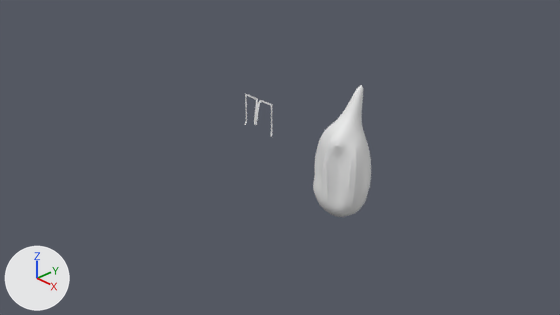
The Blender file assets/Blender/Ghost/Horror_Ghost.blend: old version first, new version second.
Before and after are seen from the file's camera 'Camera'. The lights are fixed; the arrows at lower left show +X, +Y and +Z. The older version comes first.
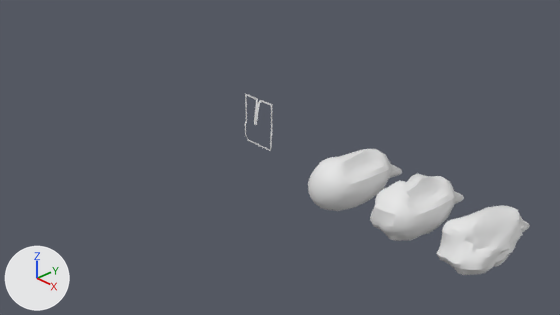
The change, as JSON lines over the scene's bpy script:
```json
{"op": "add", "block": "me_cube_004", "code": ["me_cube_004 = bpy.data.meshes.new('Cube.004')", "me_cube_004.from_pydata(...)  # 1154 vertices, 1152 faces; spans x -0.67..0.62, y -0.6..0.64, z -0.78..2.31", "me_cube_004.polygons.foreach_set('use_smooth', [True] * 1152)"]}
{"op": "add", "block": "me_cube_003", "code": ["me_cube_003 = bpy.data.meshes.new('Cube.003')", "me_cube_003.from_pydata(...)  # 1154 vertices, 1152 faces; spans x -0.7..0.72, y -0.71..0.66, z -0.79..2.31", "me_cube_003.polygons.foreach_set('use_smooth', [True] * 1152)"]}
{"op": "set", "path": "ob_cube_002.rotation_euler", "old": "(0.0, 0.0, 0.0)", "new": "(4.712, 0.0, 0.0)", "note": "degrees (0, 0, 0) -> degrees (270, 0, 0)"}
{"op": "add", "block": "ob_cube_004", "code": ["ob_cube_004 = bpy.data.objects.new('Cube.004', me_cube_004)", "ob_cube_004.location = (3.296, 0.0, 0.0)", "ob_cube_004.rotation_euler = (4.712, 0.0, 0.0)  # degrees (270, 0, 0)", "ob_cube_004.scale = (0.57, 0.57, 0.57)"]}
{"op": "add", "block": "ob_cube_003", "code": ["ob_cube_003 = bpy.data.objects.new('Cube.003', me_cube_003)", "ob_cube_003.location = (2.29, 0.0, 0.0)", "ob_cube_003.rotation_euler = (4.712, 0.0, 0.0)  # degrees (270, 0, 0)", "ob_cube_003.scale = (0.57, 0.57, 0.57)"]}
```

Location of each change, (x1, y1, x2, y2) in pixels of the pictures (560 x 315 px):
```json
{"object": "Cube.002", "change": "turned", "before": [313, 85, 371, 217], "after": [308, 149, 402, 211]}
{"object": "Cube.004", "change": "added", "after": [437, 205, 530, 275]}
{"object": "Cube.003", "change": "added", "after": [370, 174, 464, 241]}
```
